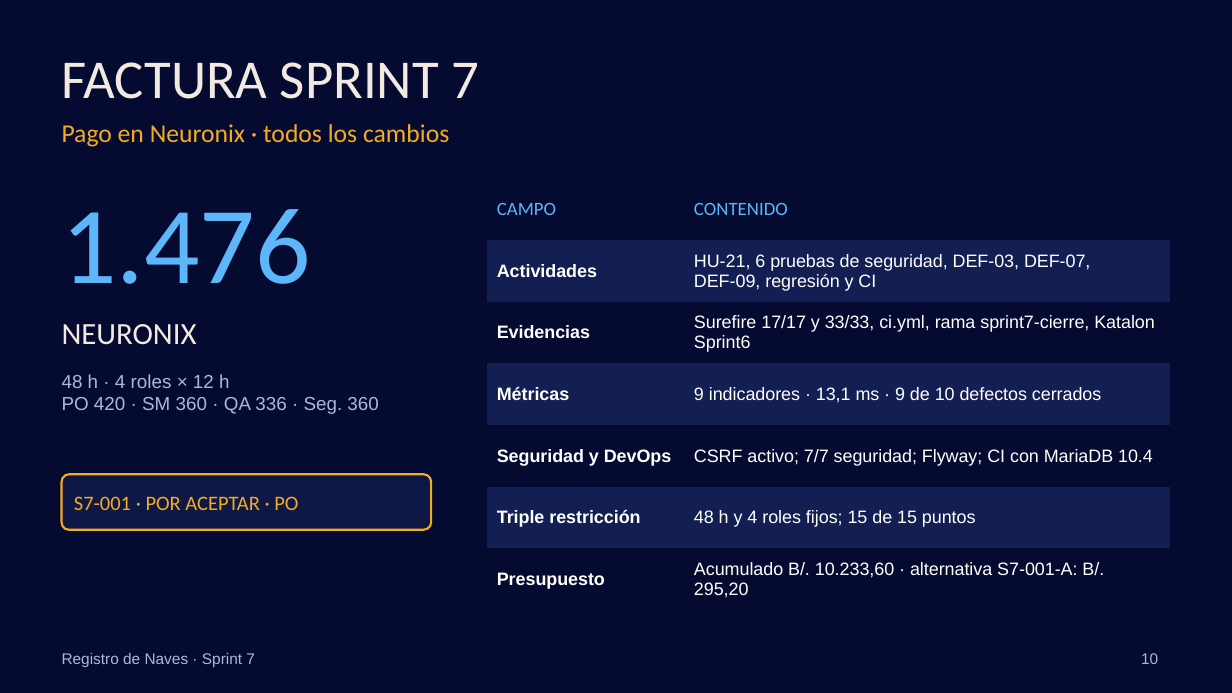
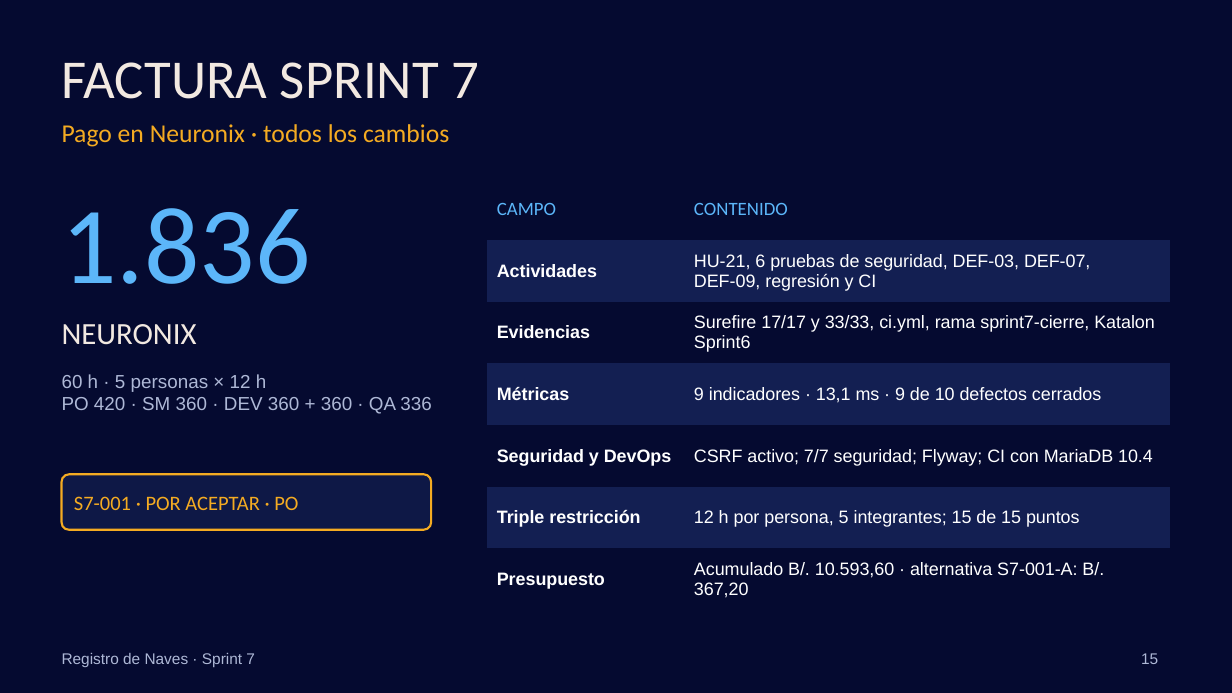
Before and after one commit to torres-martin/registro-maritimo-digital, a slide deck: slide 15 of docs/Sprint7-RegistroNaves.pptx (slide 10 before the commit). Drawn at 1232x693 pixels with LibreOffice and Linux fonts; fonts in the diff are those of the drawing; background and template pictures are left out. Boxes give left, top, right and bottom in pixels: in the first picture for what was removed or moved away, otherwise in the second. Text is boxed around its words. In the diff, an @@ line names an element or a change of style, - is before the commit and + after.

```diff
--- a/docs/Sprint7-RegistroNaves.pptx
+++ b/docs/Sprint7-RegistroNaves.pptx
@@ table at <box>487,179,1170,602</box> @@
-row 6, column 2: 48 h y 4 roles fijos; 15 de 15 puntos
+row 6, column 2: 12 h por persona, 5 integrantes; 15 de 15 puntos
-row 7, column 2: Acumulado B/. 10.233,60 · alternativa S7-001-A: B/. 295,20
+row 7, column 2: Acumulado B/. 10.593,60 · alternativa S7-001-A: B/. 367,20
@@ text at <box>62,208,311,284</box>: text changed @@
-1.476
+1.836
@@ text at <box>62,374,431,414</box>: text changed @@
-48 h · 4 roles × 12 h
-PO 420 · SM 360 · QA 336 · Seg. 360
+60 h · 5 personas × 12 h
+PO 420 · SM 360 · DEV 360 + 360 · QA 336
@@ page number at <box>1141,653,1158,664</box>: text changed @@
-10
+15
```
Also in this commit, not shown: 5 other slides changed, 5 slides added, 3 other files.
